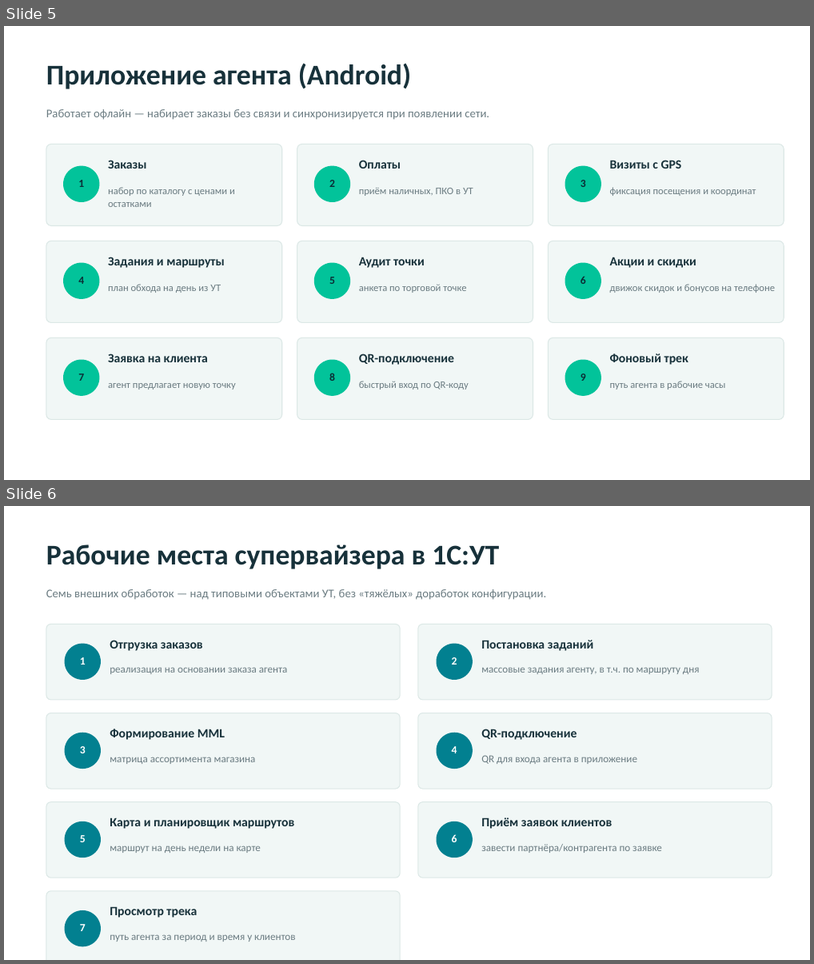
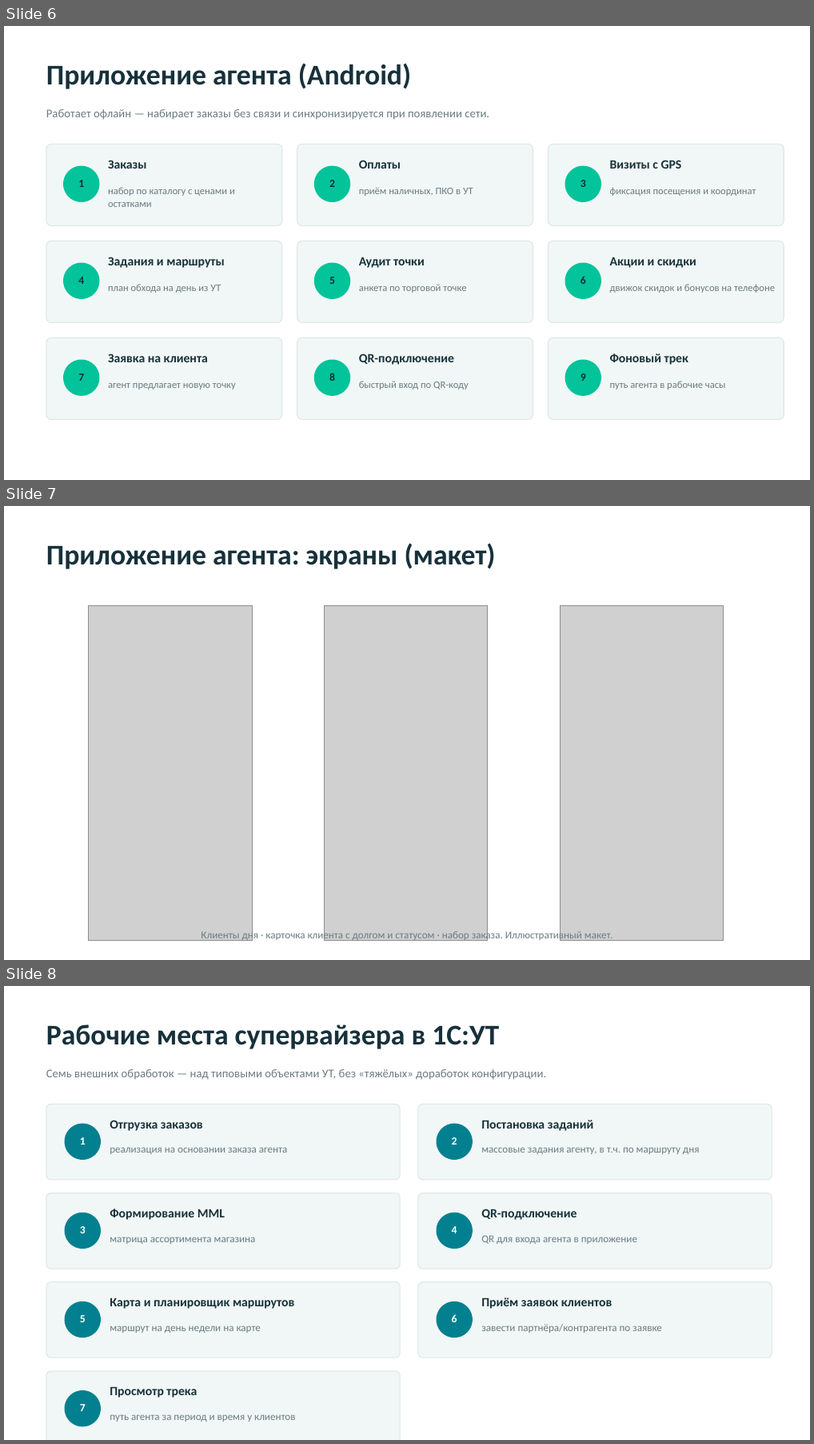
Before and after one commit to sheroz47-hub/smartsale, a slide deck: docs/SmartSale_презентация.pptx. Shown one above the other, each under a label of ours: slides 5 and 6 before the commit, slides 6, 7 and 8 after it. The pictures are 814x964 and 814x1444 pixels, drawn with LibreOffice and Linux fonts; fonts in the diff are those of the drawing; grey boxes stand for pictures. Boxes give left, top, right and bottom in pixels: in the first picture for what was removed or moved away, otherwise in the second. Text is boxed around its words. In the diff, an @@ line names an element or a change of style, - is before the commit and + after.

```diff
--- a/docs/SmartSale_презентация.pptx
+++ b/docs/SmartSale_презентация.pptx
@@ slide 7 added at [4,506,810,960], background #FFFFFF @@
@@ text added at [46,543,496,569], 34 pt, text #17313A, bold @@
+Приложение агента: экраны (макет)
@@ picture added at [89,606,252,940] @@
@@ picture added at [325,606,488,940] @@
@@ picture added at [561,606,724,940] @@
@@ text added at [201,929,613,941], 12.5 pt, text #6B7C82 @@
+Клиенты дня · карточка клиента с долгом и статусом · набор заказа. Иллюстративный макет.
@@ what was slide 5 is now slide 6 @@
@@ what was slide 6 is now slide 8 @@
```
Also in this commit, not shown: 6 other slides added, 1 other file.
